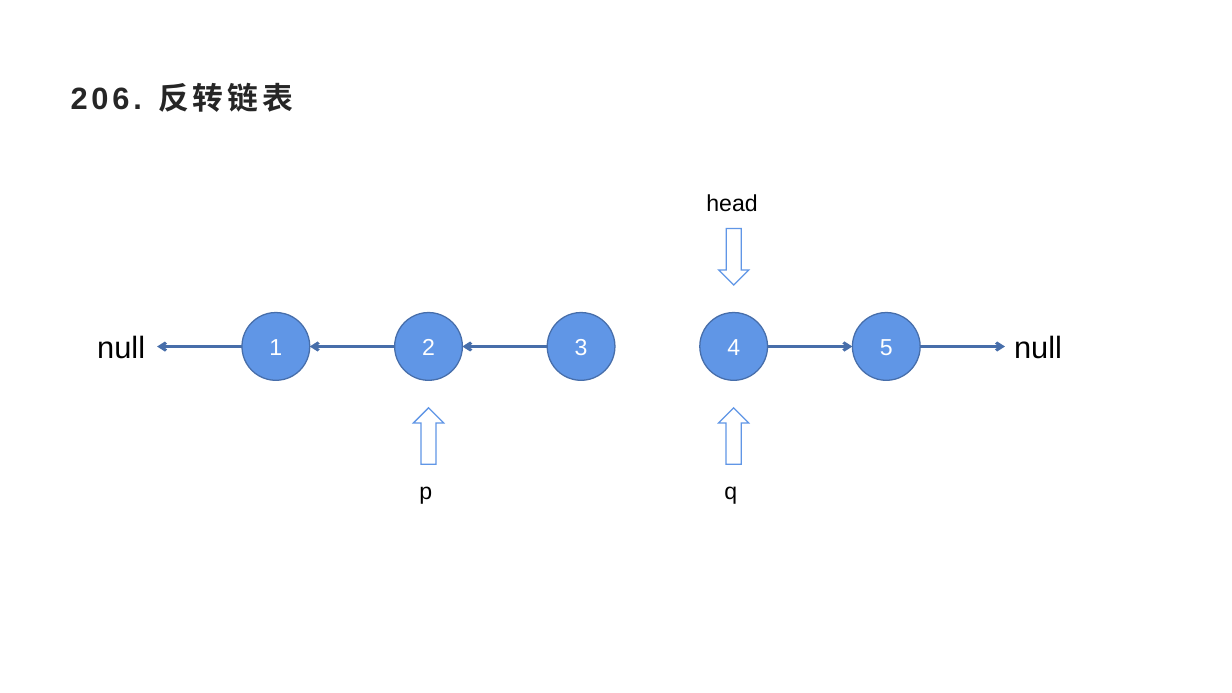
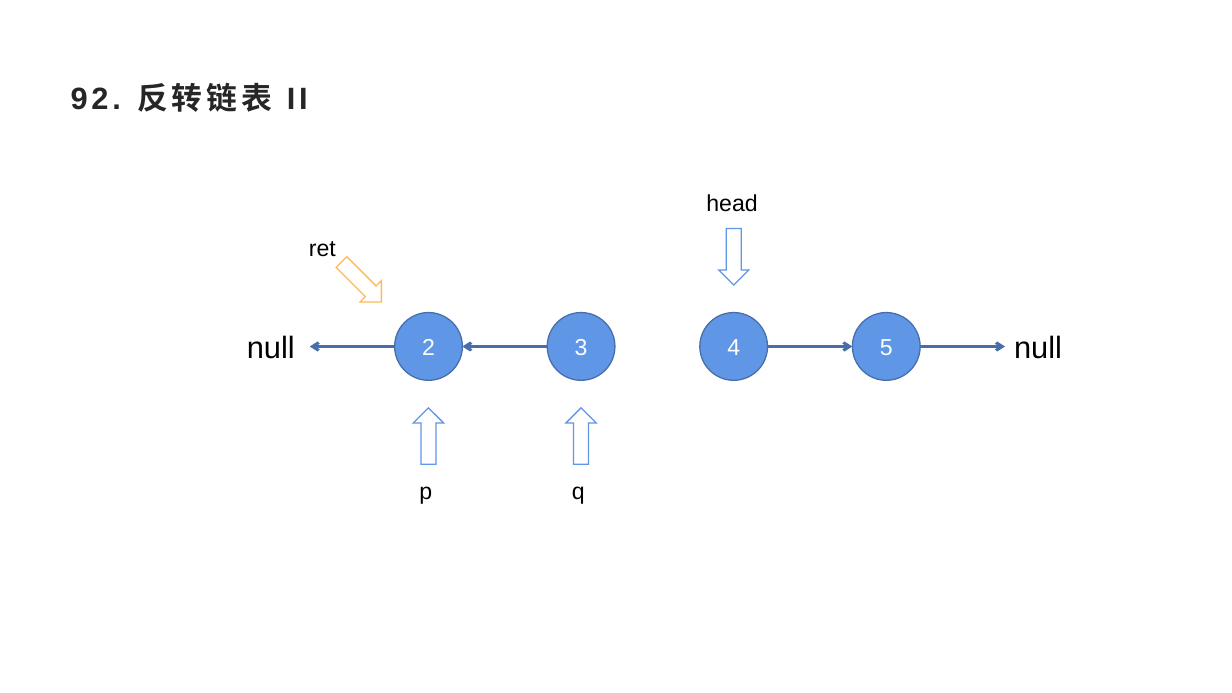
Before and after one commit to jj56313751/weijing-studybook, a slide deck: slide 25 of 算法/数据结构/链表/反转列表系列.pptx (slide 13 before the commit). Drawn at 1232x693 pixels with LibreOffice and Linux fonts; fonts in the diff are those of the drawing. Boxes give left, top, right and bottom in pixels: in the first picture for what was removed or moved away, otherwise in the second. Text is boxed around its words. In the diff, an @@ line names an element or a change of style, - is before the commit and + after.

Commit message:
反转列表系列

```diff
--- a/算法/数据结构/链表/反转列表系列.pptx
+++ b/算法/数据结构/链表/反转列表系列.pptx
@@ title at bbox=[71, 83, 308, 112]: text changed @@
-206. 反转链表
+92. 反转链表 II
@@ text added at bbox=[309, 241, 336, 257], 18 pt, text #000000 @@
+ret
@@ up arrow added at bbox=[331, 252, 393, 313], fill #FFFFFF, outline #FFBA55 1 pt @@
@@ text "null": place and size @@
-text "null" at bbox=[97, 335, 145, 359]
+text "null" at bbox=[247, 335, 295, 359]
@@ ellipse removed at bbox=[242, 312, 310, 380] @@
-1
@@ arrow removed from (242, 347) to (157, 347) @@
@@ up arrow: place and size @@
-up arrow at bbox=[719, 408, 750, 464]
+up arrow at bbox=[567, 408, 597, 464]
@@ text "q": place and size @@
-text "q" at bbox=[724, 486, 737, 504]
+text "q" at bbox=[572, 486, 585, 504]
```
Also in this commit, not shown: 5 other slides changed, 8 slides added, 6 other files.
